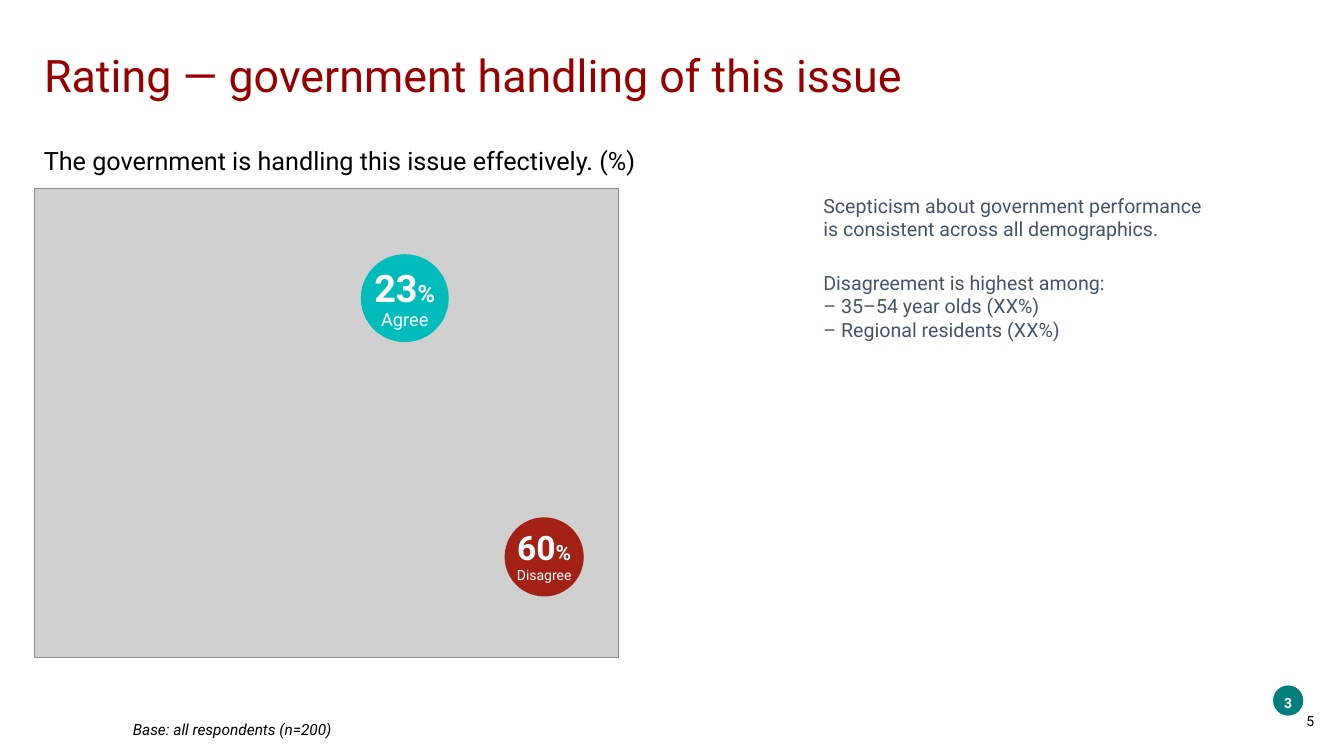
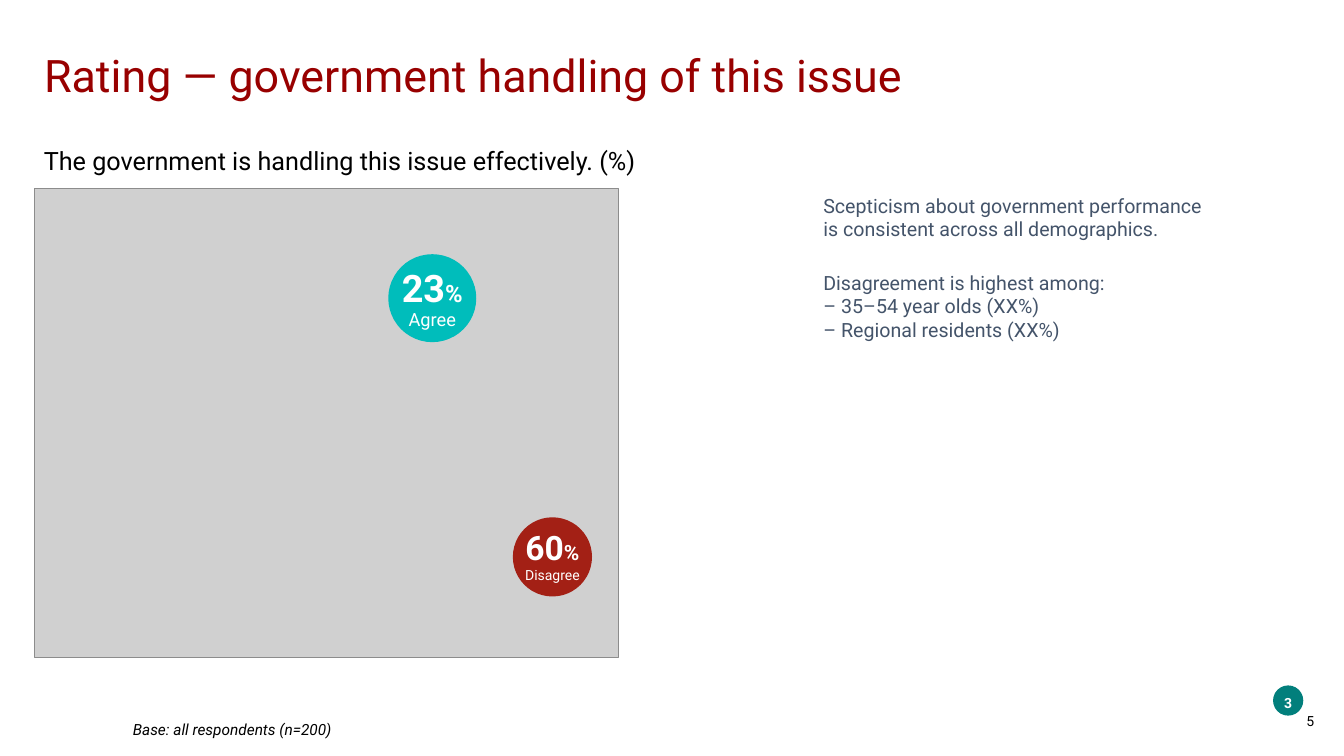
Before and after one commit to ThomasB4242/Test-1, a slide deck: slide 5 of sample_data/output.pptx. Drawn at 1344x756 pixels with LibreOffice and Linux fonts; fonts in the diff are those of the drawing; grey boxes stand for pictures; background and template pictures are left out. Boxes give left, top, right and bottom in pixels: in the first picture for what was removed or moved away, otherwise in the second. Text is boxed around its words. In the diff, an @@ line names an element or a change of style, - is before the commit and + after.

```diff
--- a/sample_data/output.pptx
+++ b/sample_data/output.pptx
@@ 2 texts, 1 ellipse: place and size @@
-2 texts, 1 ellipse at [361,254,449,342]
+2 texts, 1 ellipse at [388,254,476,342]
@@ 2 texts, 1 ellipse: place and size @@
-2 texts, 1 ellipse at [505,517,585,597]
+2 texts, 1 ellipse at [513,517,593,597]
```
Also in this commit, not shown: 2 other slides changed, 5 other files.
